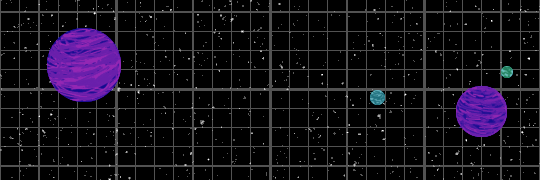
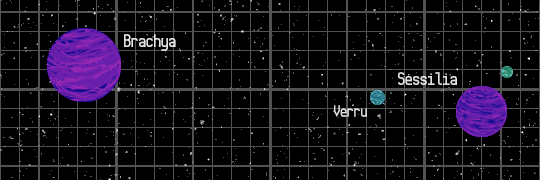
The second (540, 180) image is a revision of the first. Changes to its layers:
added layer "Sessilia" above "Verru" over [398, 72, 457, 85]
added layer "Verru" above "Brachya" over [334, 105, 367, 117]
added layer "Brachya" above "Layer 1" over [124, 34, 176, 51]
